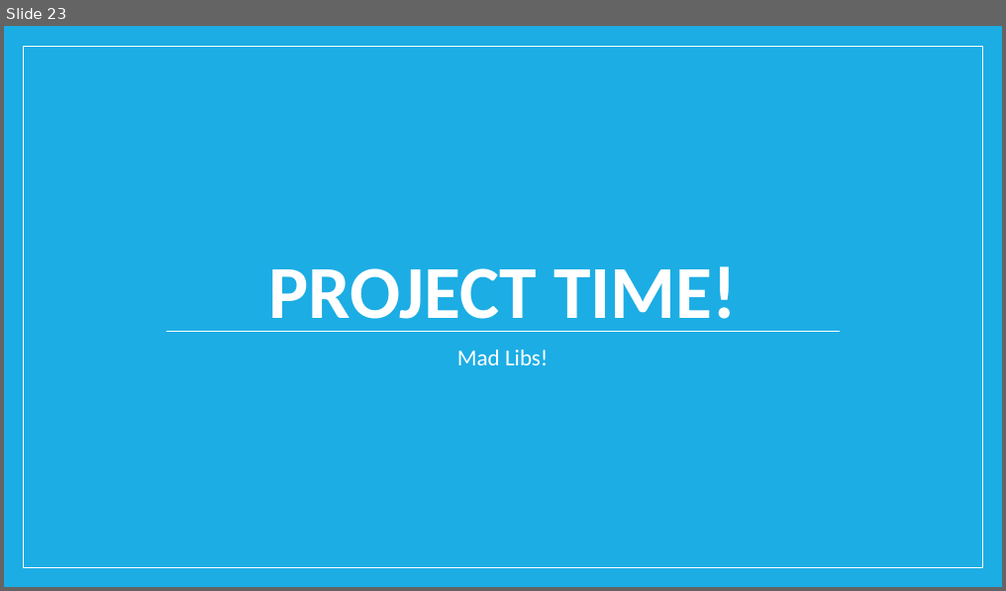
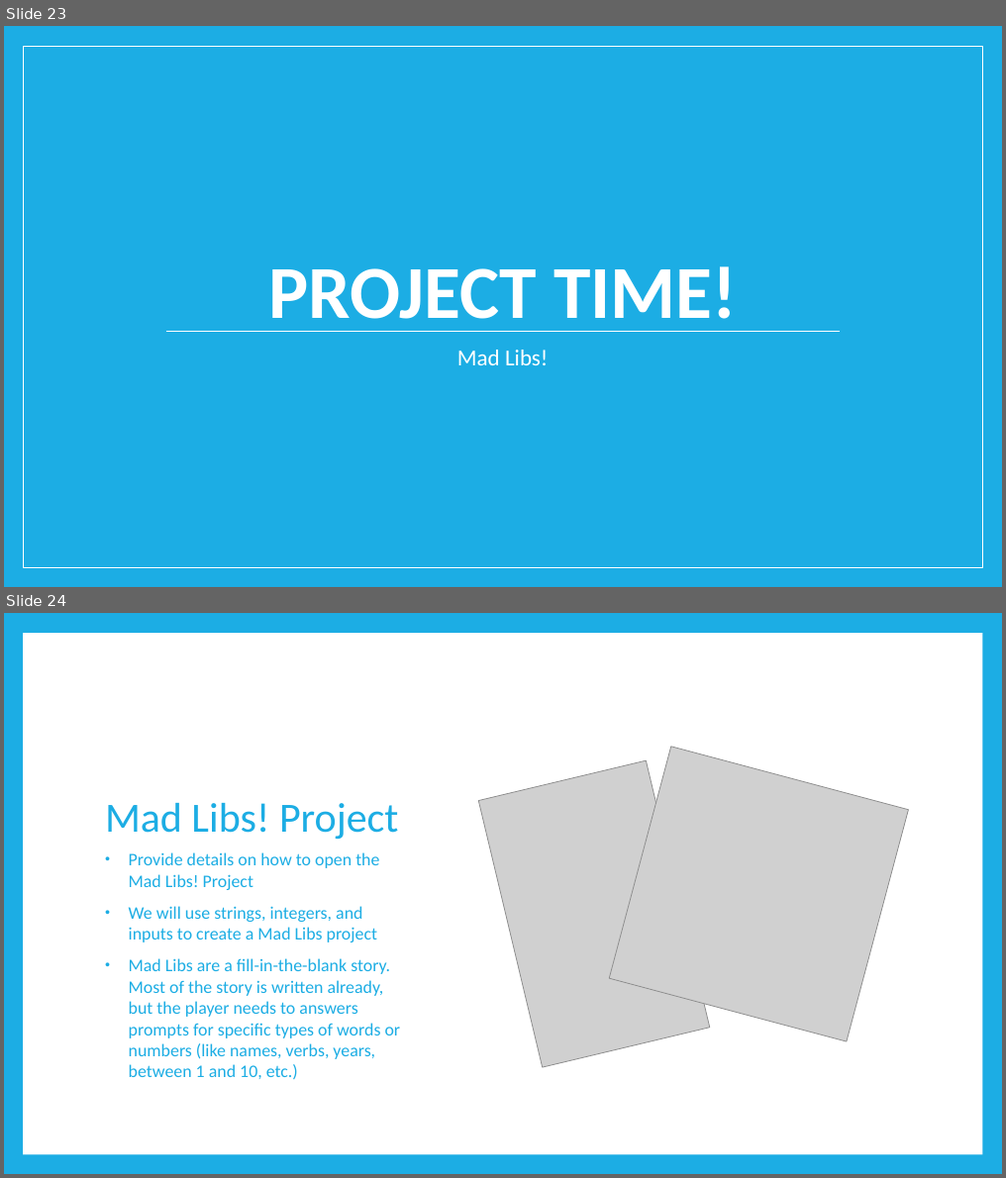
Before and after one commit to TristinSchlauch11/code-ninjas-python, a slide deck: Intro to Python.pptx. Shown one above the other, each under a label of ours: slide 23 before the commit, slides 23 and 24 after it. The pictures are 1006x591 and 1006x1178 pixels, drawn with LibreOffice and Linux fonts; fonts in the diff are those of the drawing; grey boxes stand for pictures. Boxes give left, top, right and bottom in pixels: in the first picture for what was removed or moved away, otherwise in the second. Text is boxed around its words. In the diff, an @@ line names an element or a change of style, - is before the commit and + after.

```diff
--- a/Intro to Python.pptx
+++ b/Intro to Python.pptx
@@ slide 24 added at [4, 613, 1002, 1174], background #1CADE4 @@
@@ rectangle added at [23, 633, 982, 1155], fill #FFFFFF @@
@@ picture added at [478, 761, 710, 1068] @@
@@ picture added at [609, 747, 908, 1042] @@
@@ title added at [105, 803, 398, 839], 40 pt, text #1CADE4 @@
+Mad Libs! Project
@@ text added at [129, 853, 401, 1079], 17 pt, text #1CADE4 @@
+• Provide details on how to open the Mad Libs! Project
+• We will use strings, integers, and inputs to create a Mad Libs project
+• Mad Libs are a fill-in-the-blank story. Most of the story is written already, but the player needs to answers prompts for specific types of words or numbers (like names, verbs, years, between 1 and 10, etc.)
```
Also in this commit, not shown: 26 other slides added, 1 other file.
